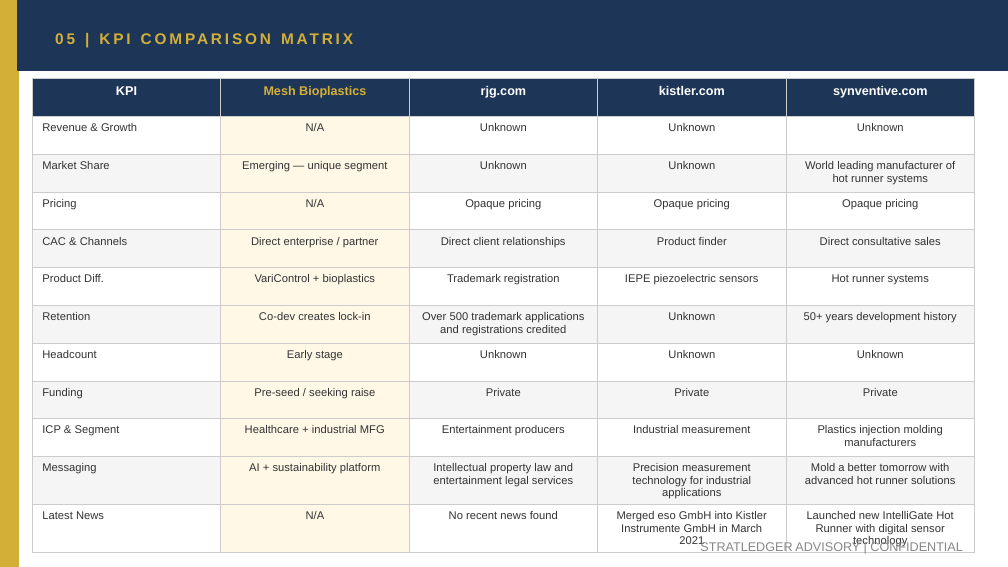
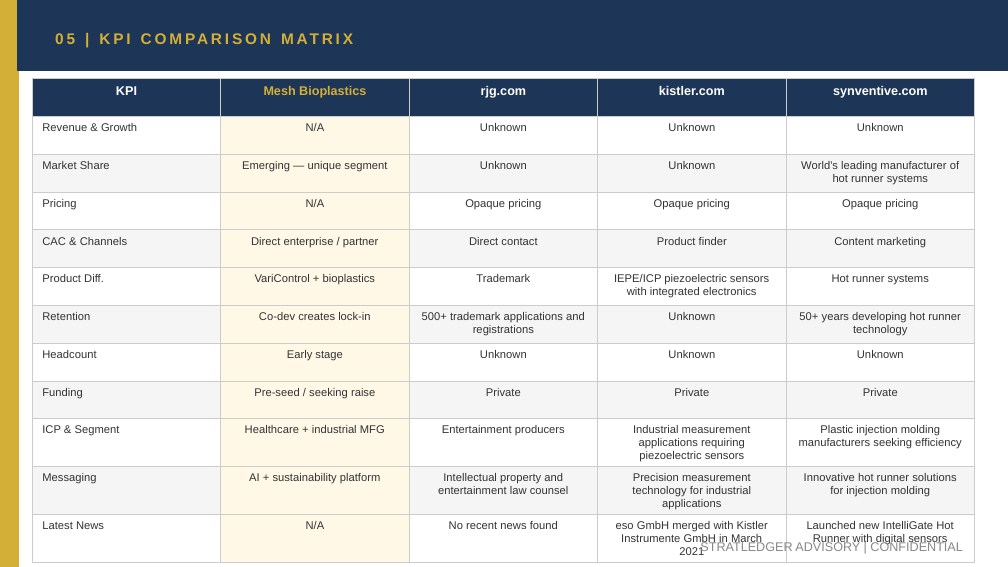
Before and after one commit to apexmakeshop-dot/droplet-commands, a slide deck: slide 9 of mesh_bioplastics_CI_Report.pptx. Drawn at 1008x567 pixels with LibreOffice and Linux fonts; fonts in the diff are those of the drawing. Boxes give left, top, right and bottom in pixels: in the first picture for what was removed or moved away, otherwise in the second. Text is boxed around its words. In the diff, an @@ line names an element or a change of style, - is before the commit and + after.

```diff
--- a/mesh_bioplastics_CI_Report.pptx
+++ b/mesh_bioplastics_CI_Report.pptx
@@ table at (x1=32, y1=79, x2=975, y2=559) @@
-row 3, column 5: World leading manufacturer of hot runner systems
+row 3, column 5: World's leading manufacturer of hot runner systems
-row 5, column 3: Direct client relationships
+row 5, column 3: Direct contact
-row 5, column 5: Direct consultative sales
+row 5, column 5: Content marketing
-row 6, column 3: Trademark registration
+row 6, column 3: Trademark
-row 6, column 4: IEPE piezoelectric sensors
+row 6, column 4: IEPE/ICP piezoelectric sensors with integrated electronics
-row 7, column 3: Over 500 trademark applications and registrations credited
+row 7, column 3: 500+ trademark applications and registrations
-row 7, column 5: 50+ years development history
+row 7, column 5: 50+ years developing hot runner technology
-row 10, column 4: Industrial measurement
+row 10, column 4: Industrial measurement applications requiring piezoelectric sensors
-row 10, column 5: Plastics injection molding manufacturers
+row 10, column 5: Plastic injection molding manufacturers seeking efficiency
-row 11, column 3: Intellectual property law and entertainment legal services
+row 11, column 3: Intellectual property and entertainment law counsel
-row 11, column 5: Mold a better tomorrow with advanced hot runner solutions
+row 11, column 5: Innovative hot runner solutions for injection molding
-row 12, column 4: Merged eso GmbH into Kistler Instrumente GmbH in March 2021
+row 12, column 4: eso GmbH merged with Kistler Instrumente GmbH in March 2021
-row 12, column 5: Launched new IntelliGate Hot Runner with digital sensor technology
+row 12, column 5: Launched new IntelliGate Hot Runner with digital sensors
```
Also in this commit, not shown: 4 other slides changed.
